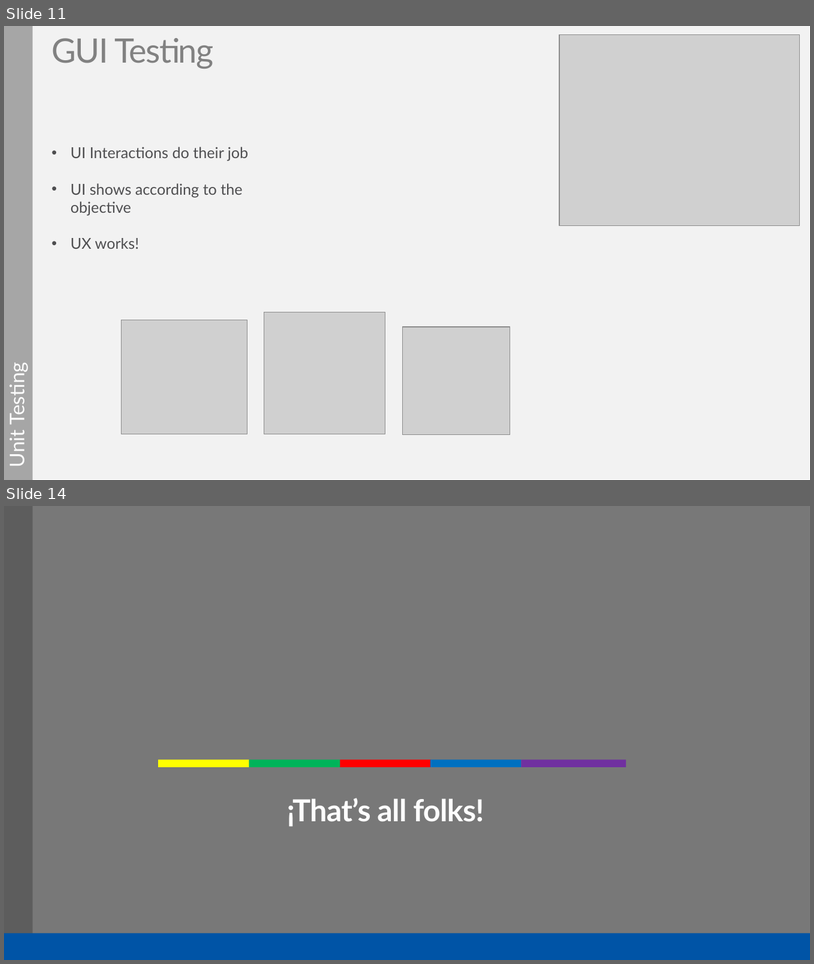
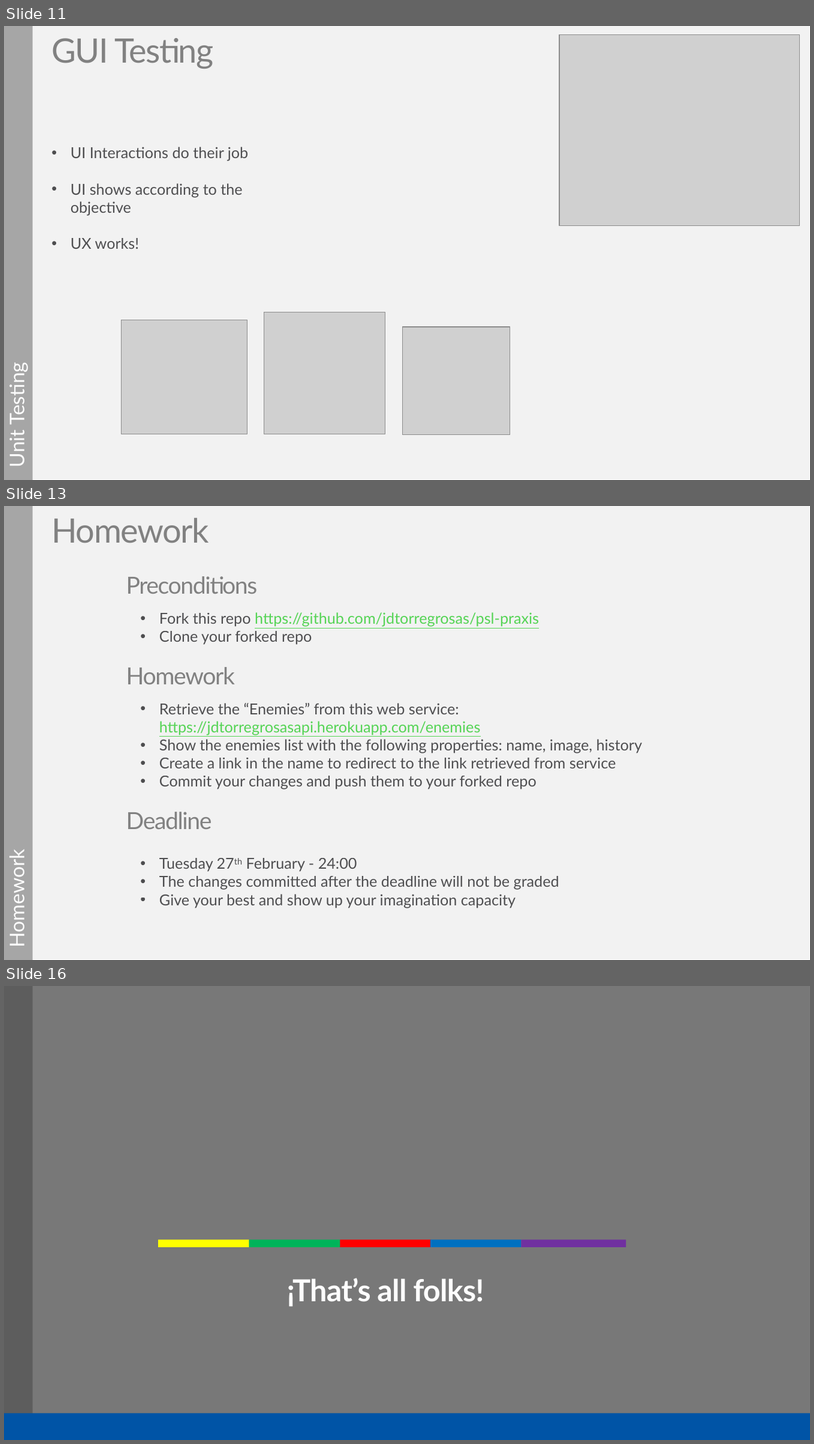
Before and after one commit to sacardonaur/psl-praxis, a slide deck: presentation/PSL_Praxis_frontend_2017.pptx. Shown one above the other, each under a label of ours: slides 11 and 14 before the commit, slides 11, 13 and 16 after it; the slides between them are not shown. The pictures are 814x964 and 814x1444 pixels, drawn with LibreOffice and Linux fonts; fonts in the diff are those of the drawing; grey boxes stand for pictures; background and template pictures are left out; a plain dark background stands for a picture behind light text. Boxes give left, top, right and bottom in pixels: in the first picture for what was removed or moved away, otherwise in the second. Text is boxed around its words. In the diff, an @@ line names an element or a change of style, - is before the commit and + after.

Commit message:
Update homework

```diff
--- a/presentation/PSL_Praxis_frontend_2017.pptx
+++ b/presentation/PSL_Praxis_frontend_2017.pptx
@@ slide 13 added at (4,506,810,960), background #FFFFFF; not listed: 2 template elements that a slide beside it also shows @@
@@ title added at (51,518,209,543), 40 pt, text #808080 @@
+Homework
@@ text added at (126,576,258,594), 28 pt, text #808080 @@
+Preconditions
@@ text added at (159,612,539,645), 18 pt, text #55D455, underline @@
+• Fork this repo https://github.com/jdtorregrosas/psl-praxis
+• Clone your forked repo
@@ text added at (126,667,235,684), 28 pt, text #808080 @@
+Homework
@@ text added at (159,703,642,789), 18 pt, text #4D4D4F @@
+• Retrieve the “Enemies” from this web service: https://jdtorregrosasapi.herokuapp.com/enemies
+• Show the enemies list with the following properties: name, image, history
+• Create a link in the name to redirect to the link retrieved from service
+• Commit your changes and push them to your forked repo
@@ text added at (126,811,212,829), 28 pt, text #808080 @@
+Deadline
@@ text added at (5,859,29,944), 24 pt, text #FFFFFF @@
+Homework
@@ text added at (159,858,560,907), 18 pt, text #4D4D4F @@
+• Tuesday 27th February - 24:00
+• The changes committed after the deadline will not be graded
+• Give your best and show up your imagination capacity
@@ what was slide 14 is now slide 16 @@
```
Also in this commit, not shown: 2 slides changed, 1 other slide added, 1 other file.
